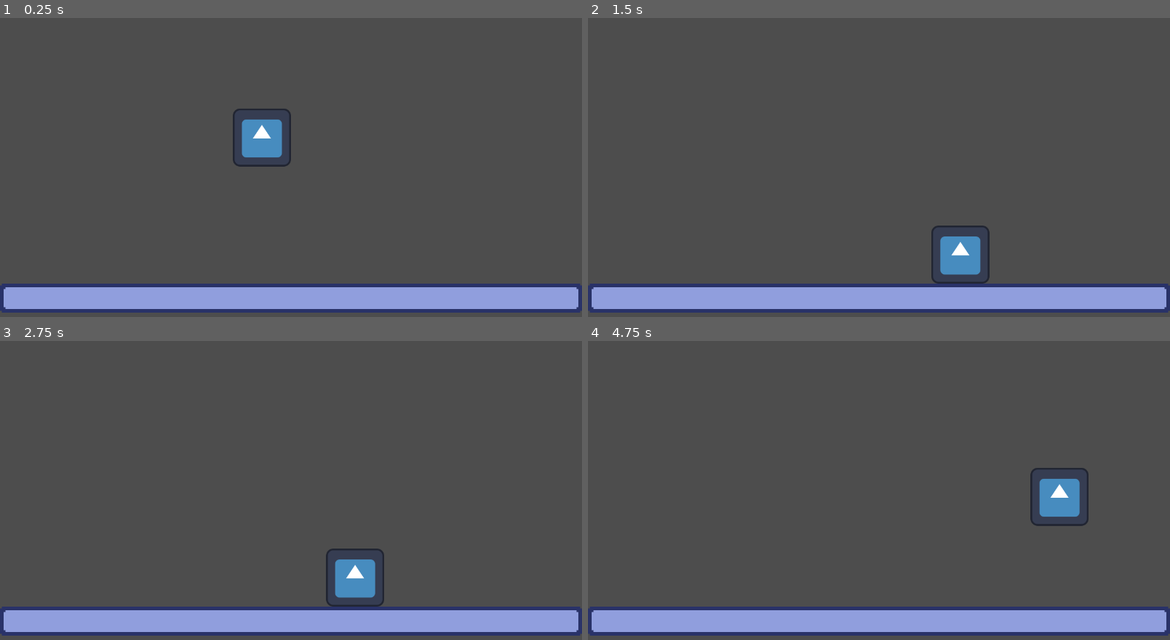
Above: before the commit, frames 1-4 (two rows, left to right).
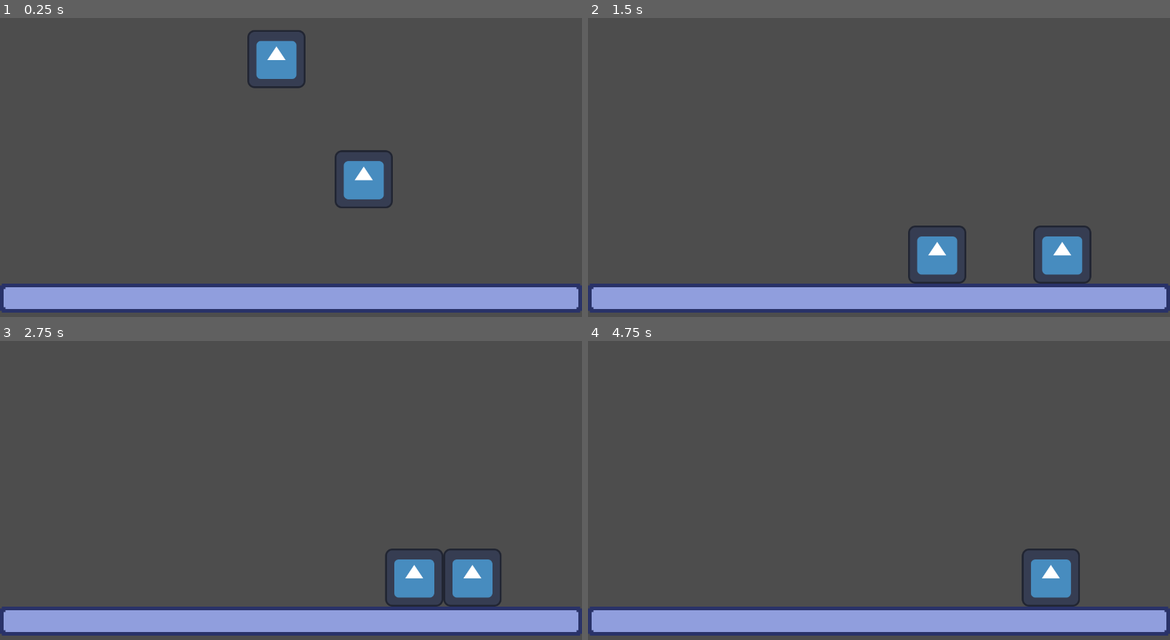
Above: after the commit, the same moments.

Repository: 3k2ng/screws
Game: Godot game, scene res://sources/scenes/demo.tscn
The game is run twice, just before and just after one commit, with the same random seed, the same clock (stepped at 60 frames per second) and the same inputs. The project has no main scene, so this scene is started directly. The engine's default icon, where the game draws it, is replaced by a stand-in: a white triangle on a blue panel in a dark square.
Inputs:
- Up to frame 1 (0.25 s): no input
- Up to frame 2 (1.5 s): tap Enter (ui_accept) at 0.5, 0.77 s; hold Right (ui_right) from 0.53 s (still down)
- Up to frame 3 (2.75 s): tap Enter (ui_accept) at 1.52 s; release Right (ui_right) at 2.03 s; hold Left (ui_left) from 2.03 s (still down)
- Up to frame 4 (4.75 s): release Left (ui_left) at 2.78 s; hold Right (ui_right) 2.78-4.28 s; tap Enter (ui_accept) at 3.02, 3.77, 4.52 s; hold Left (ui_left) from 4.28 s (still down)

The runs differ from the first frame. In frame 1, 3.4% of the frame differs, in the area x 40-68%, y 4-64%; in frame 2, 2.5%; in frame 3, 3.4%; in frame 4, 2.3%.

Commit message:
basic enemy sprite movign

Diff:
--- a/sources/objects/player.gd
+++ b/sources/objects/player.gd
@@ -10,7 +10,6 @@
 @onready var fall_gravity = float ((-2.0 * jump_height) / (jump_time_to_descent * jump_time_to_descent)) * -1.0
 
 func _physics_process(delta):
-	# Add the gravity.
 	if not is_on_floor():
 		if velocity.y < 0:
 			velocity.y += jump_gravity*delta
--- /dev/null
+++ b/sources/objects/screwling.gd
@@ -0,0 +1,28 @@
+extends CharacterBody2D
+
+@export var movement_speed: float = 128
+@export var moving_distance: float = 512
+
+@onready var start_point: float = global_position.x
+@onready var end_point: float = global_position.x + moving_distance
+
+@onready var is_moving_right = true
+
+# Called when the node enters the scene tree for the first time.
+func _ready():
+	velocity.x = movement_speed
+
+# Called every frame. 'delta' is the elapsed time since the previous frame.
+
+func _physics_process(delta):
+	if position.x >= end_point:
+		is_moving_right = false
+	elif position.x <= start_point:
+		is_moving_right = true
+	if is_moving_right:
+		velocity.x = movement_speed
+	else:
+		velocity.x = -movement_speed
+	if not is_on_floor():
+		velocity.y += 512 * delta
+	move_and_slide()
--- /dev/null
+++ b/sources/objects/screwling.tscn
@@ -0,0 +1,19 @@
+[gd_scene load_steps=4 format=3 uid="uid://d1mk60km0anic"]
+
+[ext_resource type="Script" path="res://sources/objects/screwling.gd" id="1_grno4"]
+[ext_resource type="Texture2D" uid="uid://odxtkxa8eybn" path="res://icon.svg" id="2_ov2om"]
+
+[sub_resource type="RectangleShape2D" id="RectangleShape2D_ktfgd"]
+size = Vector2(128, 128)
+
+[node name="Screwling" type="CharacterBody2D"]
+position = Vector2(576, 128)
+script = ExtResource("1_grno4")
+
+[node name="Sprite" type="Sprite2D" parent="."]
+texture = ExtResource("2_ov2om")
+metadata/_edit_lock_ = true
+
+[node name="Collision" type="CollisionShape2D" parent="."]
+shape = SubResource("RectangleShape2D_ktfgd")
+metadata/_edit_lock_ = true
--- a/sources/scenes/demo.tscn
+++ b/sources/scenes/demo.tscn
@@ -1,7 +1,8 @@
-[gd_scene load_steps=7 format=3 uid="uid://4l1345vcd266"]
+[gd_scene load_steps=8 format=3 uid="uid://4l1345vcd266"]
 
 [ext_resource type="Texture2D" uid="uid://c0uyh7kr8sr70" path="res://assets/sprites/autotile.png" id="1_g8yc0"]
 [ext_resource type="Texture2D" uid="uid://odxtkxa8eybn" path="res://icon.svg" id="1_ogyri"]
+[ext_resource type="PackedScene" uid="uid://d1mk60km0anic" path="res://sources/objects/screwling.tscn" id="2_kany6"]
 [ext_resource type="Script" path="res://sources/objects/player.gd" id="2_v21kg"]
 
 [sub_resource type="TileSetAtlasSource" id="TileSetAtlasSource_5863n"]
@@ -498,8 +499,10 @@
 layer_0/tile_data = PackedInt32Array(655360, 65536, 3, 655361, 131072, 3, 655362, 131072, 3, 655363, 131072, 3, 655364, …(296 unchanged characters)…
 metadata/_edit_lock_ = true
 
+[node name="Screwling" parent="Field" instance=ExtResource("2_kany6")]
+
 [node name="Player" type="CharacterBody2D" parent="Field"]
-position = Vector2(576, 128)
+position = Vector2(800, 220)
 script = ExtResource("2_v21kg")
 movement_speed = 256.0
 jump_height = 256.0
